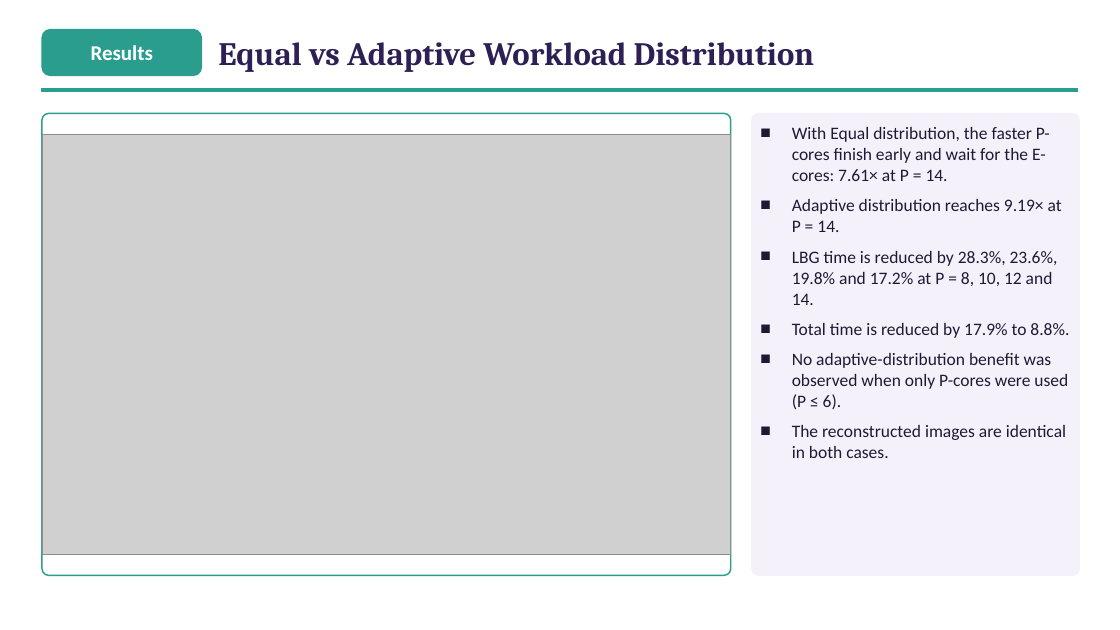
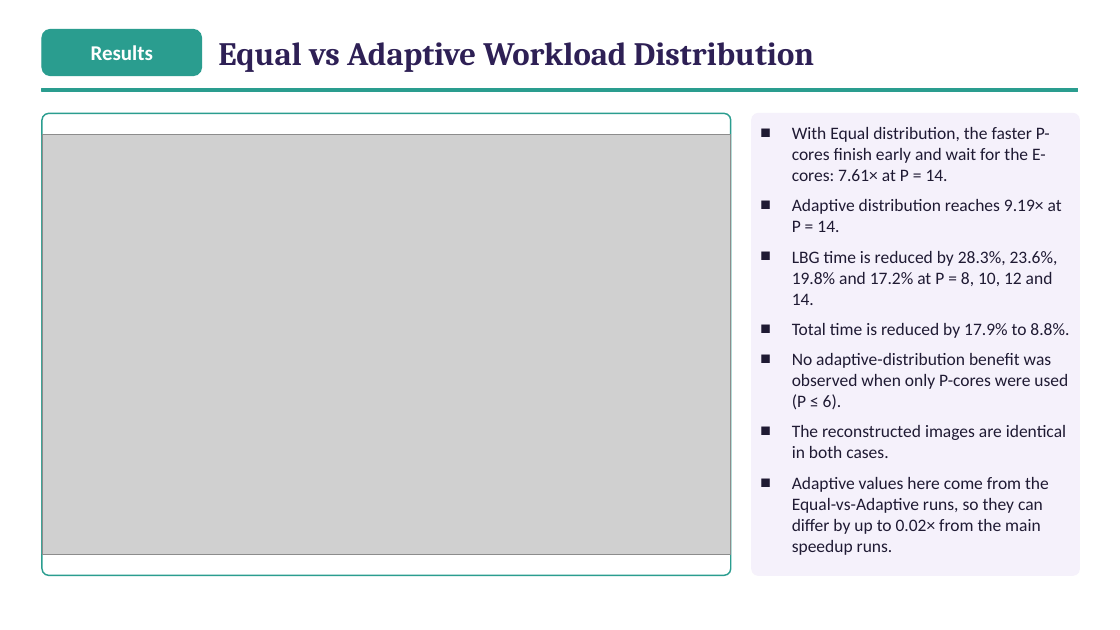
Before and after one commit to ibtihal-cpu/mihk, a slide deck: slide 27 of results/seminar/figs/Seminar_Ibtihal_v3.pptx. Drawn at 1120x630 pixels with LibreOffice and Linux fonts; fonts in the diff are those of the drawing; grey boxes stand for pictures. Boxes give left, top, right and bottom in pixels: in the first picture for what was removed or moved away, otherwise in the second. Text is boxed around its words. In the diff, an @@ line names an element or a change of style, - is before the commit and + after.

```diff
--- a/results/seminar/figs/Seminar_Ibtihal_v3.pptx
+++ b/results/seminar/figs/Seminar_Ibtihal_v3.pptx
@@ text at [792, 477, 1049, 555]: paragraph added @@
+■ Adaptive values here come from the Equal-vs-Adaptive runs, so they can differ by up to 0.02× from the main speedup runs.
```
Also in this commit, not shown: 6 other slides changed, 7 other files.
